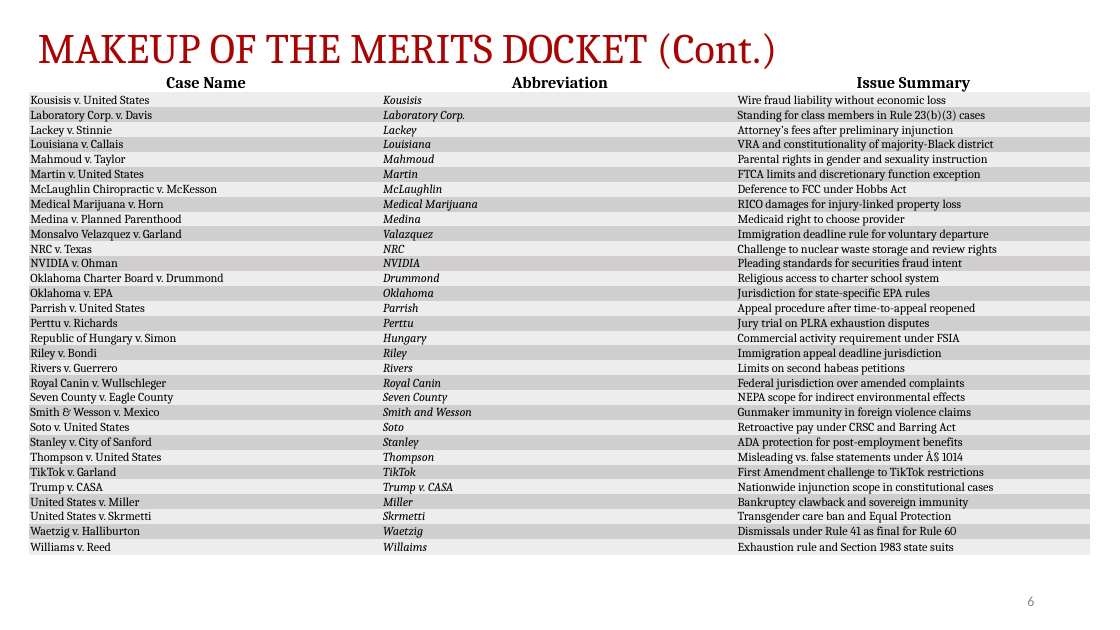
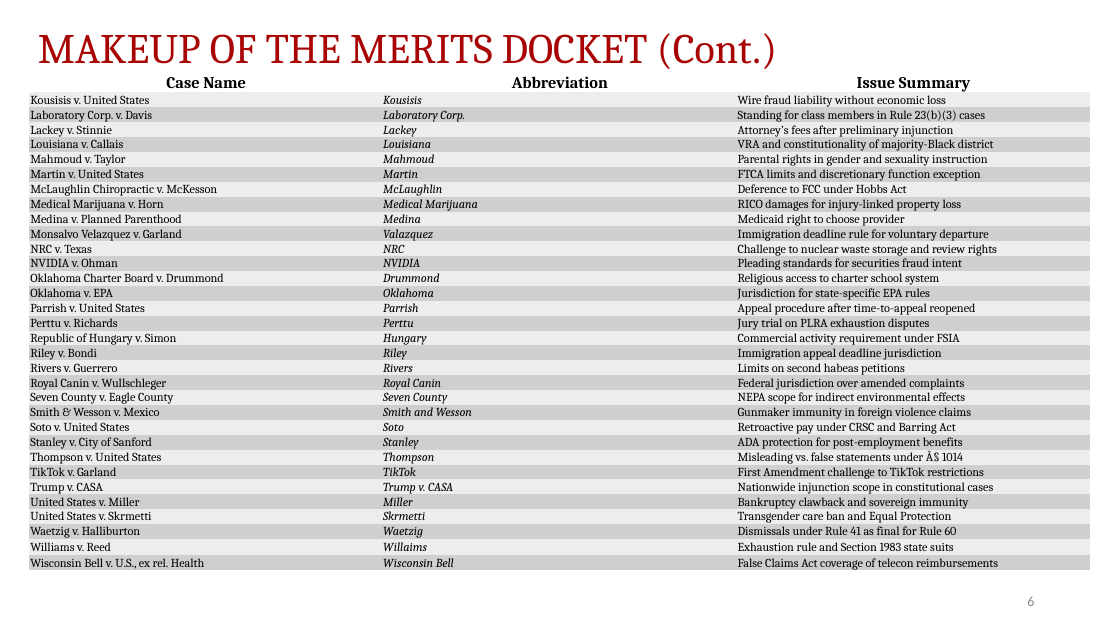
Before and after one commit to JakeTruscott/scotuswatch, a slide deck: slide 6 of Stat Reviews/OT24_StatReview/compilation/SCOTUSBlog/statpack_OT24.pptx. Drawn at 1120x630 pixels with LibreOffice and Linux fonts; fonts in the diff are those of the drawing. Boxes give left, top, right and bottom in pixels: in the first picture for what was removed or moved away, otherwise in the second. Text is boxed around its words. In the diff, an @@ line names an element or a change of style, - is before the commit and + after.

```diff
--- a/Stat Reviews/OT24_StatReview/compilation/SCOTUSBlog/statpack_OT24.pptx
+++ b/Stat Reviews/OT24_StatReview/compilation/SCOTUSBlog/statpack_OT24.pptx
@@ table at bbox=[29, 73, 1091, 592] @@
+row 33: Wisconsin Bell v. U.S., ex rel. Health | Wisconsin Bell | False Claims Act coverage of telecon reimbursements
```
Also in this commit, not shown: 11 other slides changed, 49 other files.
